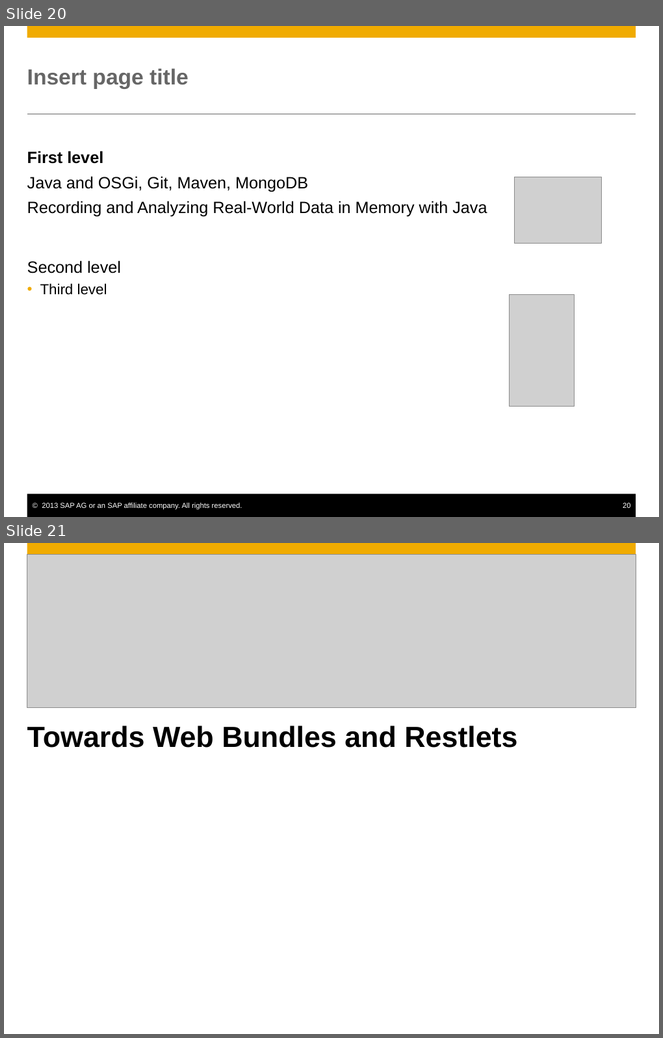
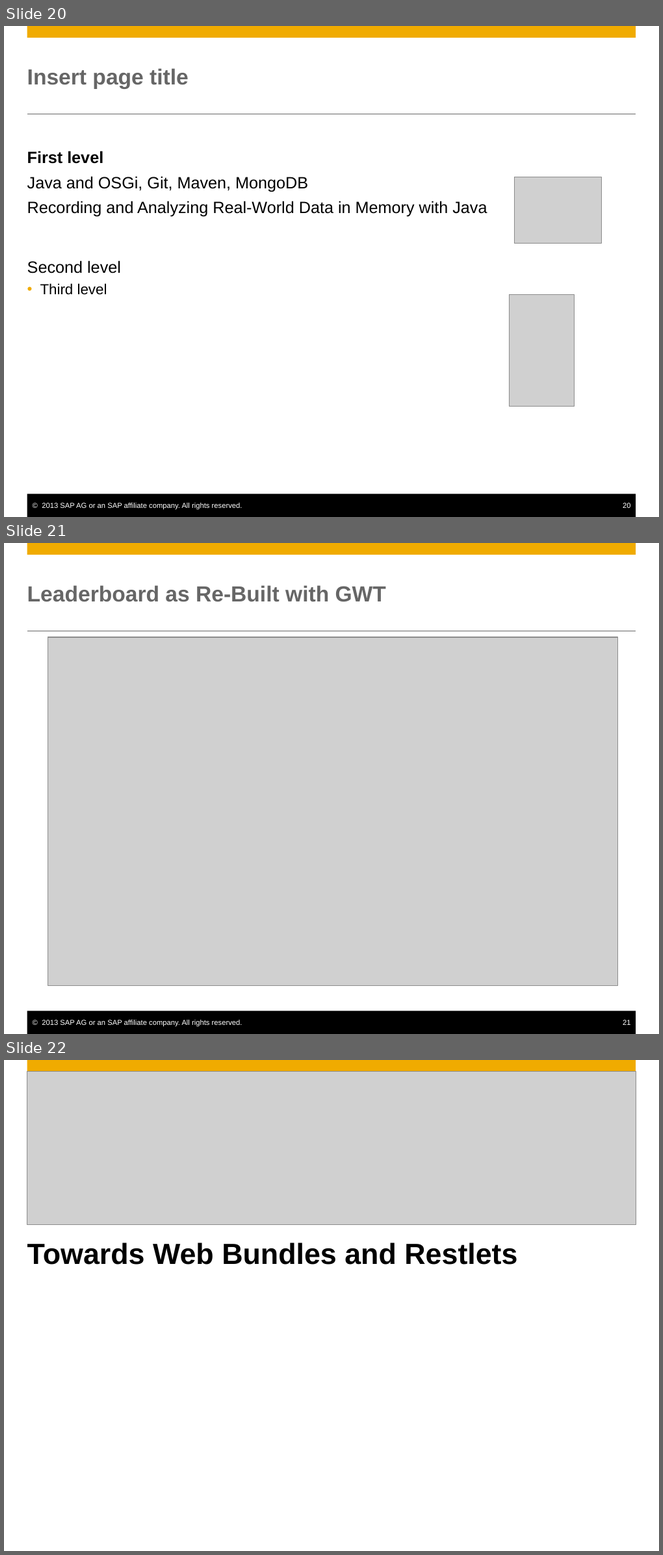
Before and after one commit to axeluhl/sailing-analytics, a slide deck: doc/SAPSailingAnalyticsArchitecture.pptx. Shown one above the other, each under a label of ours: slides 20 and 21 before the commit, slides 20, 21 and 22 after it. The pictures are 663x1038 and 663x1555 pixels, drawn with LibreOffice and Linux fonts; fonts in the diff are those of the drawing; grey boxes stand for pictures; background and template pictures are left out. Boxes give left, top, right and bottom in pixels: in the first picture for what was removed or moved away, otherwise in the second. Text is boxed around its words. In the diff, an @@ line names an element or a change of style, - is before the commit and + after.

```diff
--- a/doc/SAPSailingAnalyticsArchitecture.pptx
+++ b/doc/SAPSailingAnalyticsArchitecture.pptx
@@ slide 21 added at (4, 543, 659, 1034), background #FFFFFF; not listed: 5 template elements that a slide beside it also shows @@
@@ title added at (27, 585, 386, 602), 24 pt, text #666666, bold @@
+Leaderboard as Re-Built with GWT
@@ picture added at (48, 637, 618, 986) @@
@@ what was slide 21 is now slide 22 @@
```
Also in this commit, not shown: 2 slides changed, 1 other file.
